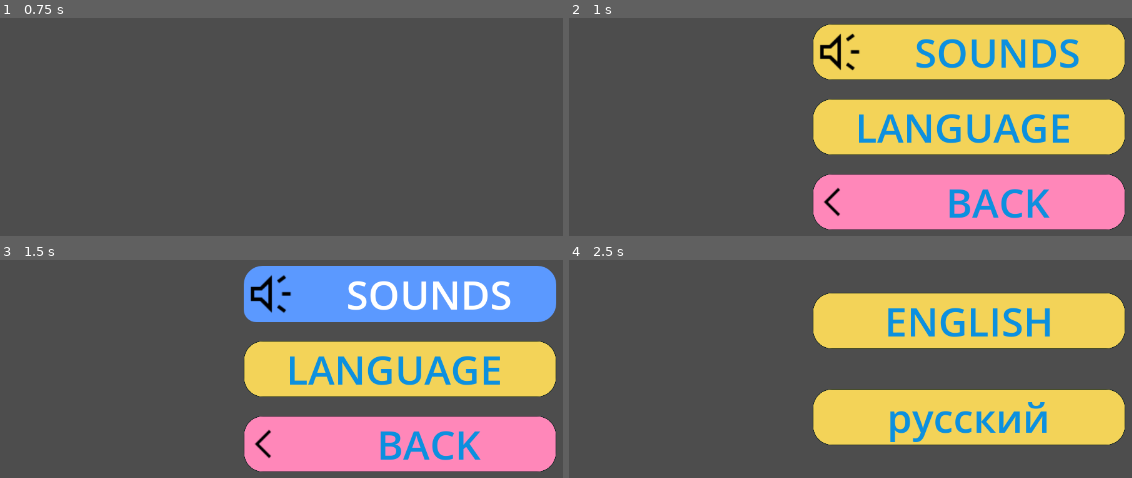
Above: before the commit, frames 1-4 (two rows, left to right).
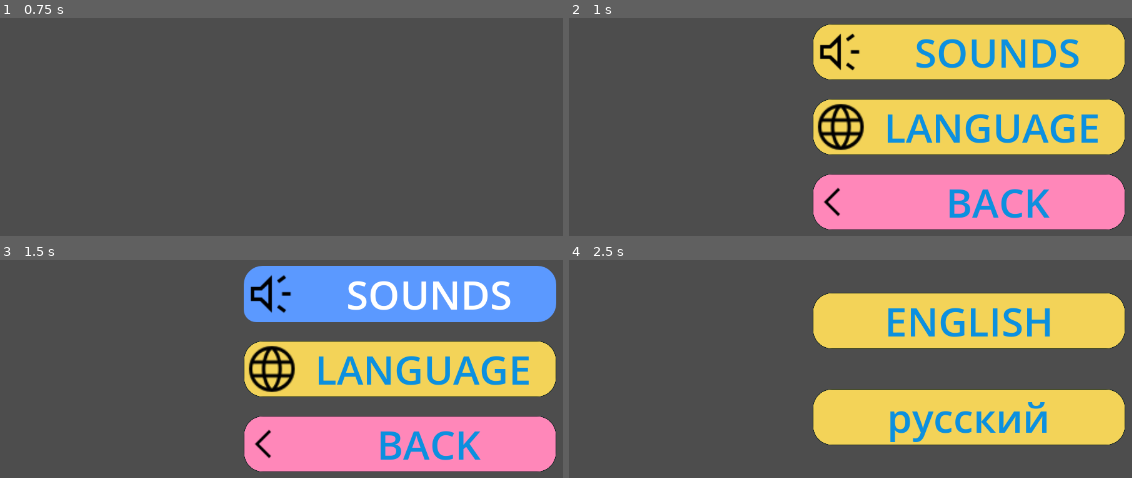
Above: after the commit, the same moments.

Repository: shahriarlabib000/simple_godot4_ui
Game: Godot game, scene res://UI/ui.tscn
Same seed, same stepped clock (60 frames per second), same inputs: the game is played once before the commit and once after it.
Inputs:
- Up to frame 1 (0.75 s): click "SETTINGS" at 0.5 s
- Up to frame 2 (1 s): no input
- Up to frame 3 (1.5 s): click "SOUNDS" at 1.25 s
- Up to frame 4 (2.5 s): click "LANGUAGE" at 2 s

Frame 1 is identical in both runs. In frame 2, 3.8% of the frame differs, in the area x 44-94%, y 39-61%; in frame 3, 3.8%; in frame 4, nothing differs.

Commit message:
lang icon and ui sound

Diff:
--- /dev/null
+++ b/UI/icons/language.svg
@@ -0,0 +1 @@
+<svg xmlns="http://www.w3.org/2000/svg" height="48px" viewBox="0 -960 960 960" width="48px" fill="#000000"><path d="M480-80q-84 0-157-31.5T196-197q-54-54-85-127.5T80-482q0-84 31-156.5T196-765q54-54 127-84.5T480-880q84 0 157 30.5T764-765q54 54 85 126.5T880-482q0 84-31 157.5T764-197q-54 54-127 85.5T480-80Zm0-58q35-36 58.5-82.5T577-331H384q14 60 37.5 108t58.5 85Zm-85-12q-25-38-43-82t-30-99H172q38 71 88 111.5T395-150Zm171-1q72-23 129.5-69T788-331H639q-13 54-30.5 98T566-151ZM152-391h159q-3-27-3.5-48.5T307-482q0-25 1-44.5t4-43.5H152q-7 24-9.5 43t-2.5 45q0 26 2.5 46.5T152-391Zm221 0h215q4-31 5-50.5t1-40.5q0-20-1-38.5t-5-49.5H373q-4 31-5 49.5t-1 38.5q0 21 1 40.5t5 50.5Zm275 0h160q7-24 9.5-44.5T820-482q0-26-2.5-45t-9.5-43H649q3 35 4 53.5t1 34.5q0 22-1.5 41.5T648-391Zm-10-239h150q-33-69-90.5-115T565-810q25 37 42.5 80T638-630Zm-254 0h194q-11-53-37-102.5T480-820q-32 27-54 71t-42 119Zm-212 0h151q11-54 28-96.5t43-82.5q-75 19-131 64t-91 115Z"/></svg>
--- a/UI/ui.gd
+++ b/UI/ui.gd
@@ -5,9 +5,14 @@
 @onready var languageOptions := $langOptions
 @export var move_dist:= 5000
 @export var timespan := 0.3
+var sound_allowed :bool = true
+
 func _ready() -> void:
 	for child:Button in languageOptions.get_children():
 		child.pressed.connect(language_selected)
+
+	for node:Button in get_tree().get_nodes_in_group("ui_btn"):
+		node.pressed.connect(_play_ui_btn_sound)
 
 func hide_all_ui() -> void:
 	for child in get_children():
@@ -52,7 +57,12 @@
 
 
 func _on_sounds_toggled(toggled_on: bool) -> void:
+	sound_allowed = toggled_on
 	if toggled_on:
 		%sounds.icon = load("res://UI/icons/sound.svg")
 	else:
 		%sounds.icon = load("res://UI/icons/mute.svg")
+
+func _play_ui_btn_sound() -> void:
+	if sound_allowed:
+		$btnSound.play()
--- a/UI/ui.tscn
+++ b/UI/ui.tscn
@@ -6,7 +6,9 @@
 [ext_resource type="Texture2D" uid="uid://i7cq8ec566xa" path="res://UI/icons/settings.svg" id="4_h81ot"]
 [ext_resource type="Theme" uid="uid://duygm3k1y8si4" path="res://UI/themes/btn_center.tres" id="5_6rr40"]
 [ext_resource type="Texture2D" uid="uid://dhw0rrer18ty5" path="res://UI/icons/sound.svg" id="6_0w6e5"]
+[ext_resource type="Texture2D" uid="uid://dx3svvqalfym3" path="res://UI/icons/language.svg" id="7_h81ot"]
 [ext_resource type="Texture2D" uid="uid://bmmsdu488xkuc" path="res://UI/icons/back.svg" id="7_o2jkc"]
+[ext_resource type="AudioStream" uid="uid://1xoucgy862ie" path="res://UI/sfx/ui-button-click-8-341030.mp3" id="9_4fiuh"]
 [ext_resource type="Script" uid="uid://b53kqhjf056ps" path="res://UI/langBtn.gd" id="9_h81ot"]
 
 [sub_resource type="StyleBoxFlat" id="StyleBoxFlat_27fn8"]
@@ -43,7 +45,7 @@
 theme_override_constants/separation = 64
 alignment = 1
 
-[node name="play" type="Button" parent="btns"]
+[node name="play" type="Button" parent="btns" groups=["ui_btn"]]
 custom_minimum_size = Vector2(500, 80)
 layout_mode = 2
 theme = ExtResource("2_cbfhl")
@@ -51,7 +53,7 @@
 icon = ExtResource("3_4fiuh")
 expand_icon = true
 
-[node name="settings" type="Button" parent="btns"]
+[node name="settings" type="Button" parent="btns" groups=["ui_btn"]]
 custom_minimum_size = Vector2(500, 80)
 layout_mode = 2
 theme = ExtResource("2_cbfhl")
@@ -76,7 +78,7 @@
 theme_override_constants/separation = 30
 alignment = 1
 
-[node name="sounds" type="Button" parent="settingsMenu"]
+[node name="sounds" type="Button" parent="settingsMenu" groups=["ui_btn"]]
 unique_name_in_owner = true
 custom_minimum_size = Vector2(500, 80)
 layout_mode = 2
@@ -86,14 +88,15 @@
 icon = ExtResource("6_0w6e5")
 expand_icon = true
 
-[node name="lang" type="Button" parent="settingsMenu"]
+[node name="lang" type="Button" parent="settingsMenu" groups=["ui_btn"]]
 custom_minimum_size = Vector2(500, 80)
 layout_mode = 2
 theme = ExtResource("5_6rr40")
 text = "LANGUAGE"
-icon_alignment = 1
+icon = ExtResource("7_h81ot")
+expand_icon = true
 
-[node name="back" type="Button" parent="settingsMenu"]
+[node name="back" type="Button" parent="settingsMenu" groups=["ui_btn"]]
 custom_minimum_size = Vector2(500, 80)
 layout_mode = 2
 theme = ExtResource("5_6rr40")
@@ -118,7 +121,7 @@
 grow_vertical = 2
 theme_override_constants/separation = 64
 
-[node name="en" type="Button" parent="langOptions"]
+[node name="en" type="Button" parent="langOptions" groups=["ui_btn"]]
 custom_minimum_size = Vector2(500, 80)
 layout_mode = 2
 theme = ExtResource("5_6rr40")
@@ -127,7 +130,7 @@
 expand_icon = true
 script = ExtResource("9_h81ot")
 
-[node name="ru" type="Button" parent="langOptions"]
+[node name="ru" type="Button" parent="langOptions" groups=["ui_btn"]]
 custom_minimum_size = Vector2(500, 80)
 layout_mode = 2
 theme = ExtResource("5_6rr40")
@@ -136,6 +139,9 @@
 expand_icon = true
 script = ExtResource("9_h81ot")
 
+[node name="btnSound" type="AudioStreamPlayer" parent="."]
+stream = ExtResource("9_4fiuh")
+
 [connection signal="pressed" from="btns/play" to="." method="_on_play_pressed"]
 [connection signal="pressed" from="btns/settings" to="." method="_on_settings_pressed"]
 [connection signal="toggled" from="settingsMenu/sounds" to="." method="_on_sounds_toggled"]
Not shown, added: UI/icons/language.svg.import
Not shown, added: UI/sfx/ui-button-click-8-341030.mp3.import
Not shown: 1 places in UI/ui.tscn that only renumber resources
Not shown, added: UI/sfx/ui-button-click-8-341030.mp3
